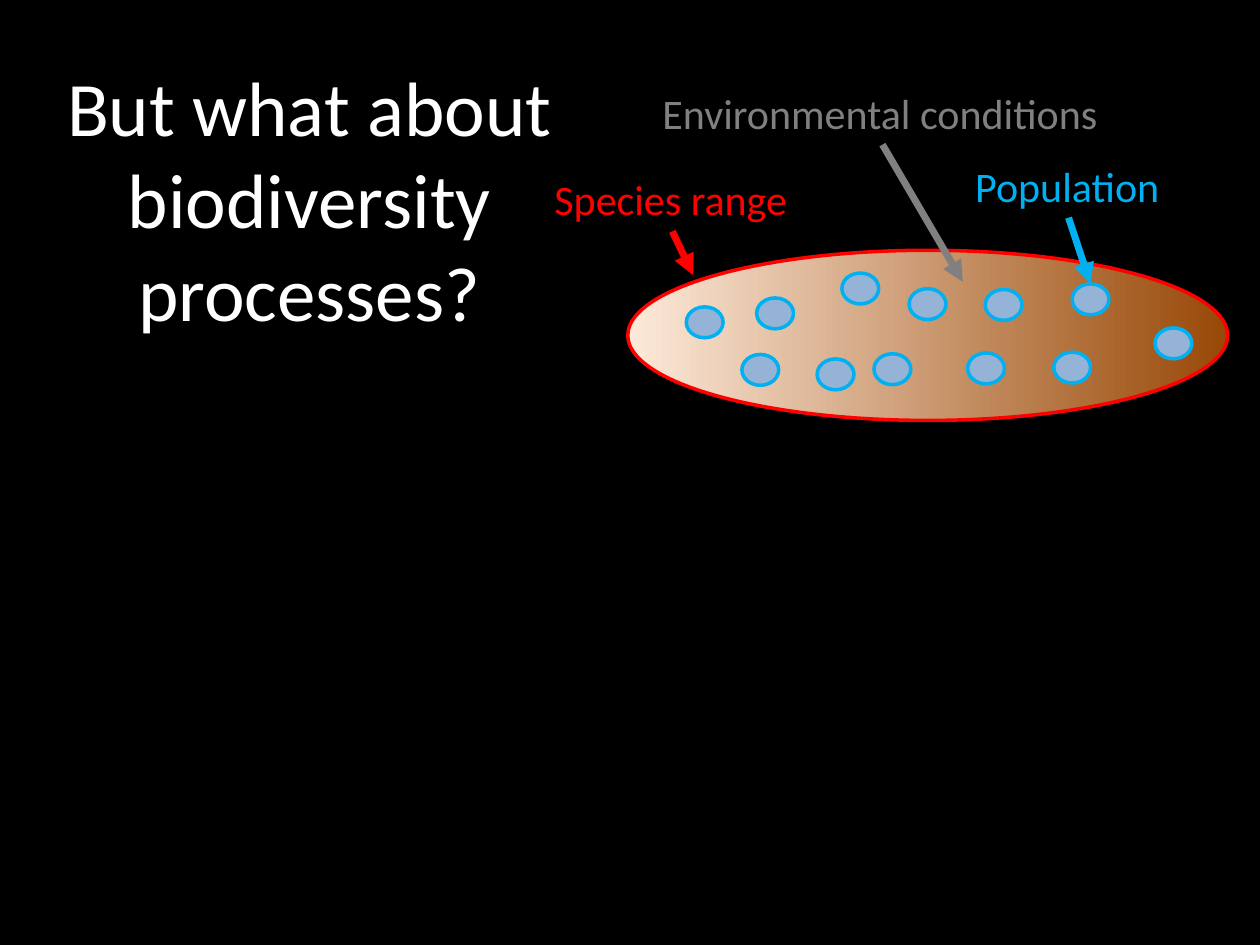
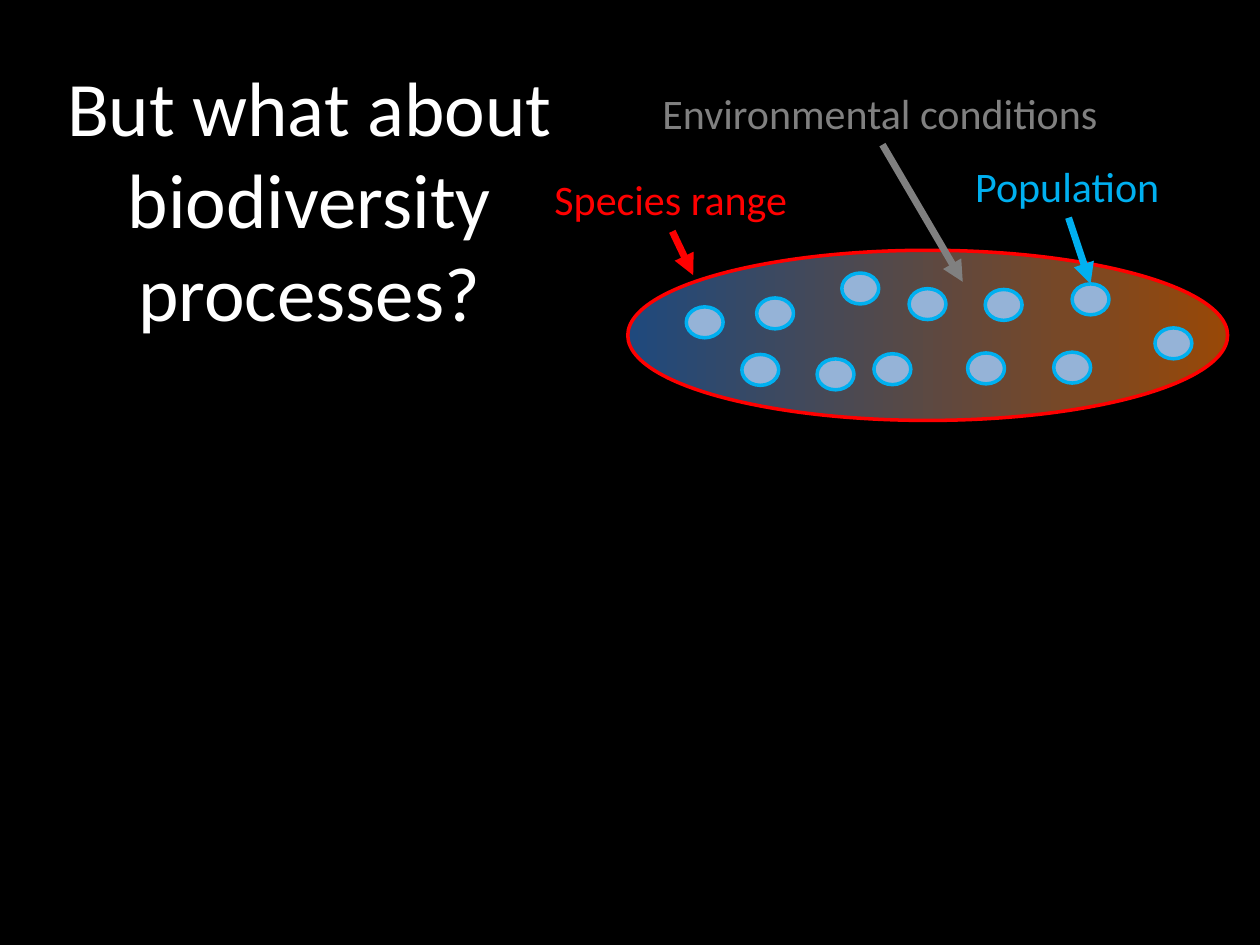
Before and after one commit to jeffreyhanson/abstracts-and-slides, a slide deck: slide 6 of seminars/SCBO-presentation-06-06-2016/jhanson_scbo.pptx. Drawn at 1260x945 pixels with LibreOffice and Linux fonts; fonts in the diff are those of the drawing. Boxes give left, top, right and bottom in pixels: in the first picture for what was removed or moved away, otherwise in the second. Text is boxed around its words. In the diff, an @@ line names an element or a change of style, - is before the commit and + after.

```diff
--- a/seminars/SCBO-presentation-06-06-2016/jhanson_scbo.pptx
+++ b/seminars/SCBO-presentation-06-06-2016/jhanson_scbo.pptx
@@ ellipse at (627, 251, 1227, 421): fill gradient #FDEADA to #984807 to gradient #1F497D to #984807 @@
```
Also in this commit, not shown: 2 other slides changed.
